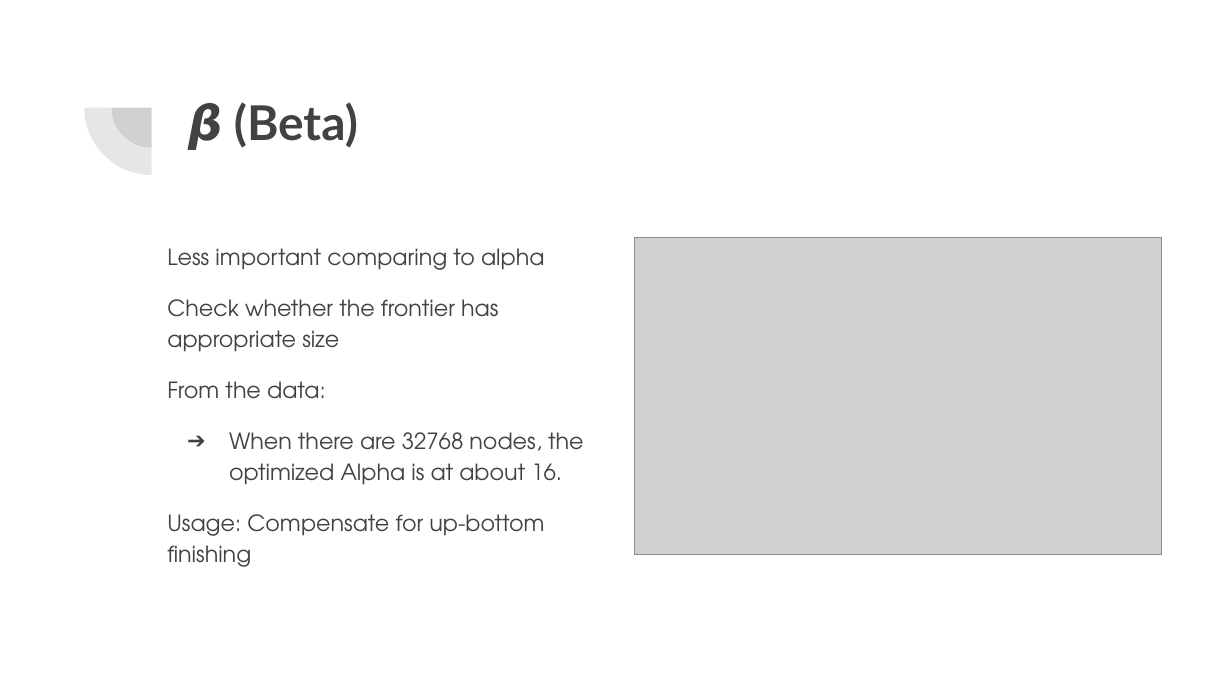
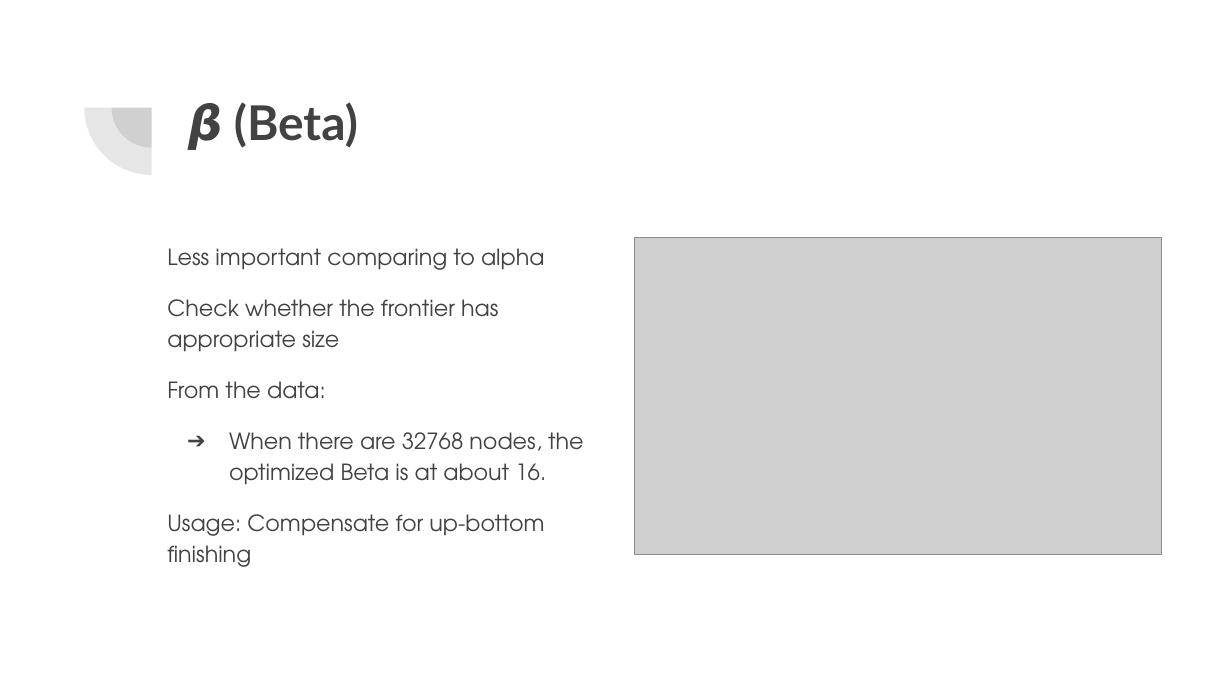
Before and after one commit to Chen-Yu-Chang/Graph_Traversal_Breadth_First_Search, a slide deck: slide 20 of Breadth First Search.pptx. Drawn at 1232x693 pixels with LibreOffice and Linux fonts; fonts in the diff are those of the drawing; grey boxes stand for pictures. Boxes give left, top, right and bottom in pixels: in the first picture for what was removed or moved away, otherwise in the second. Text is boxed around its words. In the diff, an @@ line names an element or a change of style, - is before the commit and + after.

```diff
--- a/Breadth First Search.pptx
+++ b/Breadth First Search.pptx
@@ text at [229,432,584,485]: text changed @@
-➔ When there are 32768 nodes, the optimized Alpha is at about 16.
+➔ When there are 32768 nodes, the optimized Beta is at about 16.
```
Also in this commit, not shown: 1 other slide changed, 2 other files.
